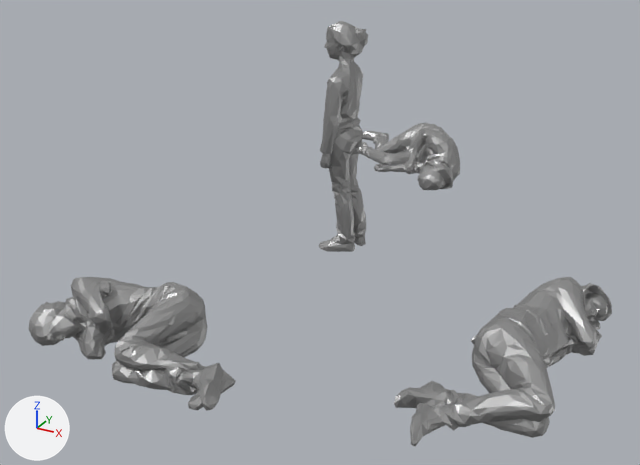
One commit to the glTF model src/resources/child.glb: the scene before it, then after it.
The view is the same before and after, from a camera (50 mm lens) standing at (3.44, -6.66, 3.41) and looking at (0.01, -0.42, 0.29). Arrows for +X, +Y and +Z are at lower left; the lights stay in place. Where no turn or scale is listed for an object, it has been applied to the vertices.

The first picture shows 'bum_1', 'bum_2', 'bum_3', 'child'.
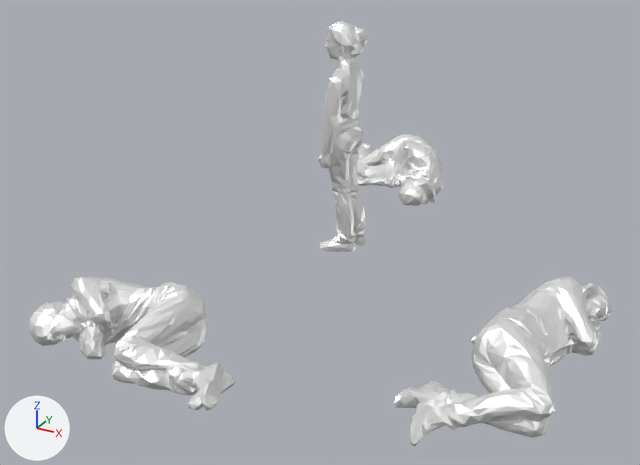
Boxes [x1, y1, x2, y2] around the edits, measured in the pictures (640 x 465 px):
'bum_1', recoloured (grey to white): [394, 277, 612, 447] in both
'bum_3', recoloured (grey to white): [29, 277, 236, 411] in both
'child', recoloured: [319, 21, 368, 252] in both
'bum_2', recoloured, moved: before [358, 123, 460, 190]; after [318, 134, 443, 206]

The change in detail:
Material 'yeonmi' (mat_yeonmi) changes colour from grey #aaaaaa to white #ffffff; in linear values from (0.402, 0.402, 0.402) to (1.0, 1.0, 1.0).
Object 'bum_2' (ob_bum_2) moves from (-0.339, 2.444, 0.108) to (-0.339, 1.935, 0.108).
